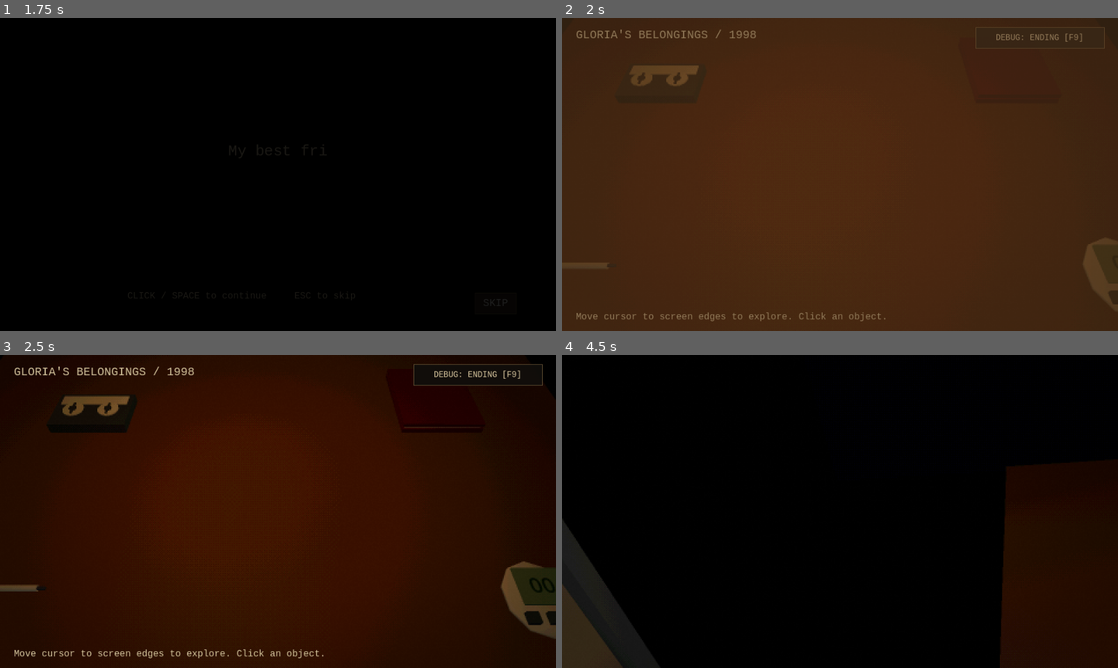
Above: before the commit, frames 1-4 (two rows, left to right).
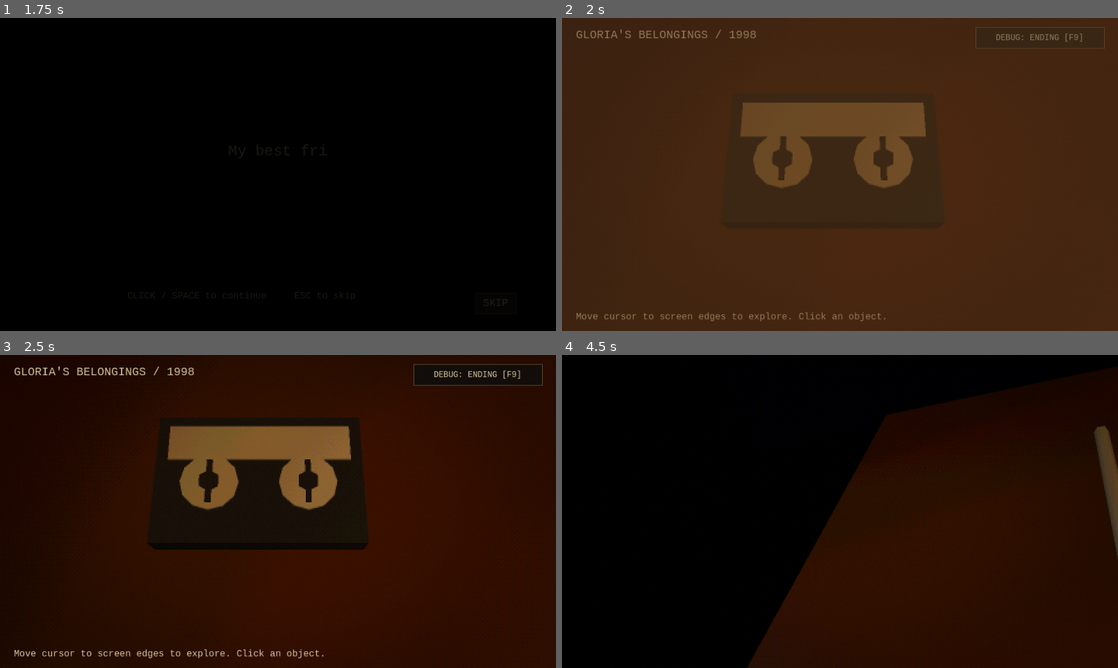
Above: after the commit, the same moments.

Repository: ABPaladin/Cassette-LD60
Game: Godot game, scene res://scenes/game.tscn
Same seed, same stepped clock (60 frames per second), same inputs: the game is played once before the commit and once after it.
Inputs (mouse positions are in pixels of both pictures, inside the frame that each line leads up to):
- Up to frame 1 (1.75 s): click "START" at 0.5 s; click "SKIP" at 1.25 s
- Up to frame 2 (2 s): no input
- Up to frame 3 (2.5 s): tap Enter at 2 s; move the mouse to (400, 495) at 2.02 s; hold D from 2.03 s (still down); tap F at 2.1 s; click (400, 495) at 2.17 s
- Up to frame 4 (4.5 s): release D at 2.75 s; click "DEBUG: ENDING [F9]" at 2.75 s; tap Space at 3.5 s; drag from (728, 527) to (812, 574) at 3.52 s; move the mouse to (895, 442) at 4.27 s; hold D from 4.28 s (still down); tap Keypad Enter at 4.35 s; click (895, 442) at 4.42 s

Frame 1 is identical in both runs. In frame 2, 6.5% of the frame differs, in the area x 0-98%, y 15-86%; in frame 3, 18%; in frame 4, 36%, in the area x 0-100%, y 5-100%.

Commit message:
Tighten tabletop camera and make pencil gestures the tape navigation

Diff:
--- a/scripts/tabletop.gd
+++ b/scripts/tabletop.gd
@@ -67,8 +67,10 @@
 	UI.button(actions, "RETURN", inspector.leave)
 	if object.object_id == "pencil":
 		UI.button(actions, "USE ON CASSETTE", _use_pencil)
-	if object.object_id == "cassette" and pencil_selected:
-		UI.button(actions, "INSERT PENCIL", _begin_rewind)
+	if object.object_id == "cassette":
+		instructions.text = "PLAY / PAUSE here. Use the pencil to rewind or advance. ESC returns."
+		if pencil_selected:
+			UI.button(actions, "INSERT PENCIL", _begin_rewind)
 	if object.object_id == "sketchbook":
 		UI.button(actions, "OPEN / CLOSE", func(): object.set_open(not object.opened))
 		UI.button(actions, "< PAGE", func(): object.turn_page(-1))
--- a/scripts/tabletop_camera.gd
+++ b/scripts/tabletop_camera.gd
@@ -1,14 +1,16 @@
 extends Camera3D
 ## Screen-edge exploration with a separate inspection target and saved return pose.
-@export var pan_speed := 1.8
+@export var pan_speed := 1.15
 @export var movement_strength := 1.0
-@export_range(0.01, 0.48) var edge_margin := 0.27
+@export_range(0.01, 0.48) var edge_margin := 0.18
 @export var movement_limits := Vector2(2.15, 1.35)
-@export var smoothing := 6.0
-@export var table_offset := Vector3(0.0, 3.4, 2.7)
-@export var inspection_offset := Vector3(0.0, 1.35, 0.95)
+@export var smoothing := 5.0
+# Close, nearly overhead framing: the table fills the view and the tape anchors it.
+@export var home_focus := Vector3(-2.15, 0.0, -1.05)
+@export var table_offset := Vector3(0.0, 1.85, 0.65)
+@export var inspection_offset := Vector3(0.0, 1.55, 0.55)
 @export var zoom_limits := Vector2(0.65, 2.5)
-var focus := Vector3(0.0, 0.0, 0.25)
+var focus := Vector3.ZERO
 var saved_focus := Vector3.ZERO
 var inspect_focus := Vector3.ZERO
 var inspect_distance := 1.3
@@ -18,6 +20,9 @@
 var return_cooldown := 0.0
 
 func _ready() -> void:
+	focus = home_focus
+	focus.x = clampf(focus.x, -movement_limits.x, movement_limits.x)
+	focus.z = clampf(focus.z, -movement_limits.y, movement_limits.y)
 	position = focus + table_offset
 	look_at(focus)
 
@@ -29,7 +34,7 @@
 func step_camera(delta: float, cursor: Vector2) -> void:
 	return_cooldown = maxf(0.0, return_cooldown - delta)
 	if controls_enabled and not inspecting and return_cooldown <= 0.0:
-		var motion := Vector2(_edge(cursor.x), _edge(cursor.y))
+		var motion := Vector2(_edge(cursor.x), _edge(cursor.y)).limit_length()
 		focus += Vector3(motion.x, 0.0, motion.y) * delta * pan_speed * movement_strength
 		focus.x = clampf(focus.x, -movement_limits.x, movement_limits.x)
 		focus.z = clampf(focus.z, -movement_limits.y, movement_limits.y)
@@ -53,6 +58,7 @@
 	inspect_distance = clampf(inspect_distance + amount, zoom_limits.x, zoom_limits.y)
 
 func _edge(value: float) -> float:
+	value = clampf(value, 0.0, 1.0)
 	if value < edge_margin: return (value - edge_margin) / edge_margin
 	if value > 1.0 - edge_margin: return (value - (1.0 - edge_margin)) / edge_margin
 	return 0.0
--- a/scripts/tape_timeline.gd
+++ b/scripts/tape_timeline.gd
@@ -15,14 +15,15 @@
 	readout = UI.label(column, "", 16)
 	var row := HBoxContainer.new()
 	column.add_child(row)
-	UI.button(row, "<< 5s", func(): tape.seek(tape.position_seconds - 5.0))
 	play_button = UI.button(row, "PLAY", tape.toggle)
-	UI.button(row, ">> 5s", func(): tape.seek(tape.position_seconds + 5.0))
 	slider = HSlider.new()
 	slider.custom_minimum_size.x = 480
 	slider.max_value = tape.duration
 	slider.step = .01
 	slider.focus_mode = Control.FOCUS_NONE
+	# Position is a readout. Tape navigation belongs to the physical pencil gesture.
+	slider.editable = false
+	slider.mouse_filter = Control.MOUSE_FILTER_IGNORE
 	slider.tick_count = 13
 	slider.ticks_on_borders = true
 	var track := StyleBoxFlat.new()
@@ -39,8 +40,8 @@
 	knob.height = 14
 	slider.add_theme_icon_override("grabber", knob)
 	slider.add_theme_icon_override("grabber_highlight", knob)
+	slider.add_theme_icon_override("grabber_disabled", knob)
 	column.add_child(slider)
-	slider.value_changed.connect(func(value): tape.seek(value))
 
 func _process(_delta: float) -> void:
 	if tape == null: return
--- a/tests/rebuild_test.gd
+++ b/tests/rebuild_test.gd
@@ -20,13 +20,26 @@
 	for object in scene.get_node("Objects").get_children():
 		if camera.is_position_in_frustum(object.global_position): visible_objects += 1
 	check(visible_objects < 4, "Initial framing requires exploration rather than showing every object")
+	var home_pixel: Vector2 = camera.unproject_position(scene.get_node("Objects/Cassette").global_position) / root.get_visible_rect().size
+	check(home_pixel.distance_to(Vector2(.5,.5)) < .08, "Close tabletop view opens centered on the cassette")
+	check(rad_to_deg(-camera.rotation.x) > 65.0, "Tabletop camera reads as an angled overhead composition")
 	var original: Vector3 = camera.position
+	var original_focus: Vector3 = camera.focus
 	camera.step_camera(0.1, Vector2(1,0))
-	check(camera.focus.x > 0 and camera.focus.z < .25, "Cursor upper-right pans across table")
+	check(camera.focus.x > original_focus.x and camera.focus.z < original_focus.z, "Cursor upper-right pans across table")
 	check(camera.position.distance_to(original) < 1.0, "Camera movement interpolates")
 	for i in range(100): camera.step_camera(.1, Vector2(1,0))
 	check(is_equal_approx(camera.focus.x, camera.movement_limits.x), "Camera X boundary")
 	check(is_equal_approx(camera.focus.z, -camera.movement_limits.y), "Camera Z boundary")
+	for corner in [Vector2(-1,-1),Vector2(1,-1),Vector2(-1,1),Vector2(1,1)]:
+		camera.focus = Vector3(corner.x * camera.movement_limits.x,0,corner.y * camera.movement_limits.y)
+		camera.step_camera(3.0,Vector2(.5,.5))
+		var table_fills_view := true
+		for screen_corner in [Vector2.ZERO,Vector2(1,0),Vector2(0,1),Vector2.ONE]:
+			var pixel: Vector2 = screen_corner * root.get_visible_rect().size
+			var surface: Variant = Plane(Vector3.UP,0).intersects_ray(camera.project_ray_origin(pixel),camera.project_ray_normal(pixel))
+			if surface == null or absf(surface.x) > 4.0 or absf(surface.z) > 3.0: table_fills_view = false
+		check(table_fills_view,"Table fills the screen at pan boundary " + str(corner))
 	var saved: Vector3 = camera.focus
 	camera.inspect_at(Vector3(1,.5,1),1.2)
 	camera.step_camera(.1,Vector2.ZERO)
@@ -50,6 +63,9 @@
 		check(object.global_transform.is_equal_approx(rest), object.name + " returns to its exact place")
 	check(scene.get_node("Objects").get_child_count() == 4, "Exactly four objects; no cassette player")
 	var tape = scene.get_node("Objects/Cassette/TapeAudioController")
+	check(not scene.timeline.slider.editable, "Tape position strip cannot bypass the pencil by scrubbing")
+	var transport_buttons: Array[Node] = scene.timeline.find_children("*", "Button", true, false)
+	check(transport_buttons.size() == 1 and transport_buttons[0] == scene.timeline.play_button, "Cassette controls contain only PLAY/PAUSE, without time-jump buttons")
 	tape.set_process(false)
 	tape.play()
 	tape.advance(1.25)
@@ -107,6 +123,11 @@
 	rewind.release()
 	rewind.drag_to(center+Vector2(0,90),1.0)
 	check(absf(tape.position_seconds - 60.0) < .05, "Released mouse cannot seek")
+	rewind.start_drag(center + Vector2(90,0))
+	rewind.drag_to(center, .05)
+	rewind.drag_to(center + Vector2(-90,0), .05)
+	check(absf(tape.position_seconds - 60.0) < .05, "Crossing the reel center resets angle without a tape jump")
+	rewind.release()
 	rewind.start_drag(center+Vector2(90,0))
 	var before_limit: float = tape.position_seconds
 	rewind.drag_to(center+Vector2(-90,0),.001)
--- a/tests/visual_review.gd
+++ b/tests/visual_review.gd
@@ -21,7 +21,16 @@
 	await create_timer(.3).timeout
 	var table = game.content
 	table.camera.set_process(false)
+	table.camera.focus = table.camera.home_focus
+	table.camera.step_camera(3.0,Vector2(.5,.5))
 	await shot("03-tabletop")
+	for id in ["Pencil", "Sketchbook", "Tamagotchi"]:
+		var object = table.get_node("Objects/" + id)
+		table.camera.focus = Vector3(clampf(object.position.x,-table.camera.movement_limits.x,table.camera.movement_limits.x),0,clampf(object.position.z,-table.camera.movement_limits.y,table.camera.movement_limits.y))
+		table.camera.step_camera(3.0,Vector2(.5,.5))
+		await shot("tabletop-" + id)
+	table.camera.focus = table.camera.home_focus
+	table.camera.step_camera(3.0,Vector2(.5,.5))
 	for id in ["Cassette", "Pencil", "Sketchbook", "Tamagotchi"]:
 		var object = table.get_node("Objects/" + id)
 		table.inspector.select(object)
Not shown, changed: CHANGELOG.md
Not shown, changed: DEVELOPMENT.md
